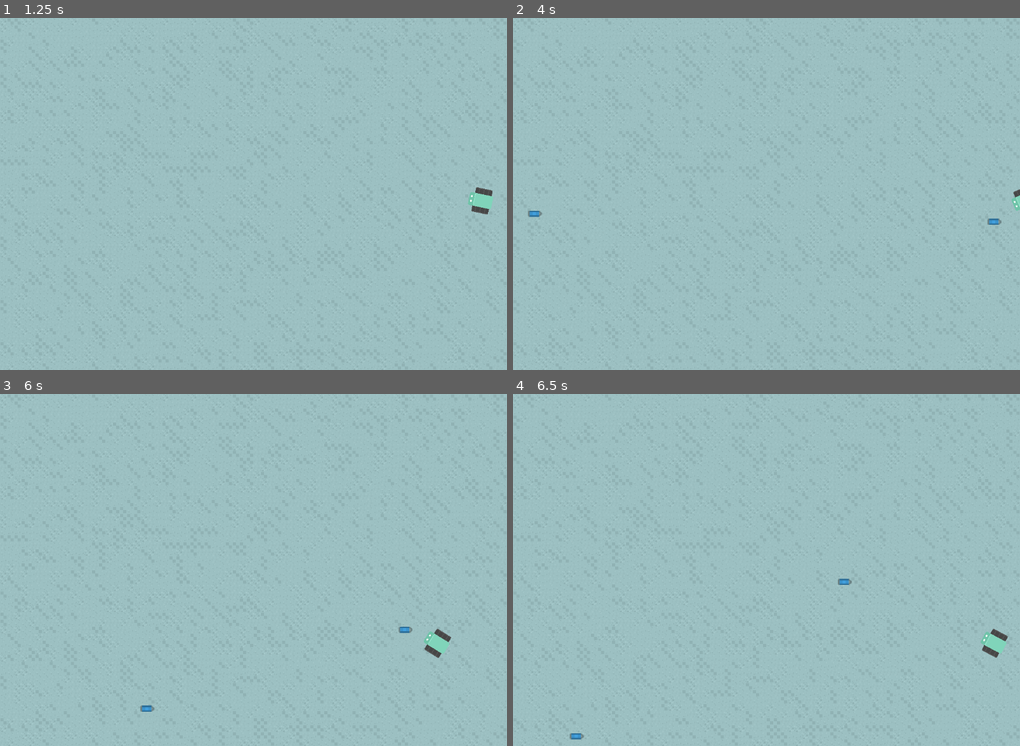
Above: before the commit, frames 1-4 (two rows, left to right).
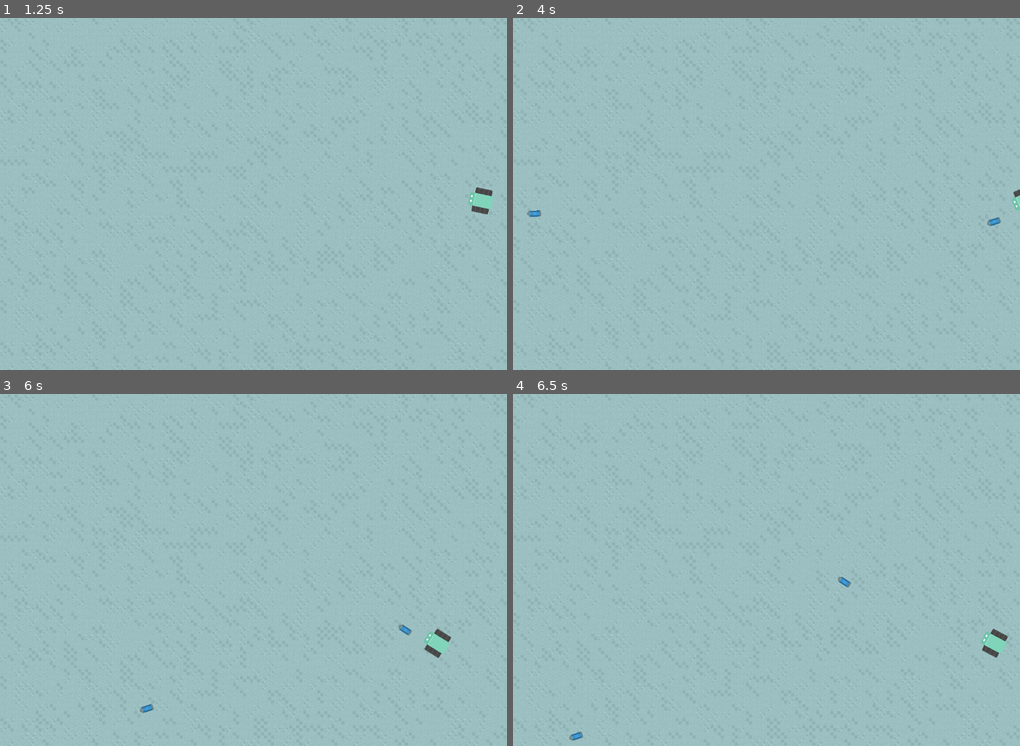
Above: after the commit, the same moments.

Repository: seantdeitrich/Wild-Jam-65
Game: Godot game, scene res://main_level.tscn
Same seed, same stepped clock (60 frames per second), same inputs: the game is played once before the commit and once after it.
Inputs (mouse positions are in pixels of both pictures, inside the frame that each line leads up to):
- Up to frame 1 (1.25 s): tap Enter at 0.5 s; move the mouse to (365, 176) at 0.52 s; hold D (Right) from 0.53 s (still down); tap Space (Dash) at 0.6 s
- Up to frame 2 (4 s): move the mouse to (665, 211) at 1.27 s; release D (Right) at 1.28 s; hold S (Down) 1.28-2.03 s; click (665, 211) at 1.35 s; move the mouse to (817, 116) at 2.02 s; hold D (Right) 2.03-2.78 s; right-click (817, 116) at 2.1 s; move the mouse to (741, 264) at 2.77 s; hold W (Up) 2.78-3.53 s; tap Space (Dash) at 2.85, 3.5 s; move the mouse to (918, 246) at 3.52 s; hold A (Left) from 3.53 s (still down); click (918, 246) at 3.6 s
- Up to frame 3 (6 s): move the mouse to (101, 517) at 4.27 s; right-click (101, 517) at 4.35 s; move the mouse to (278, 570) at 5.02 s; release A (Left) at 5.03 s; hold S (Down) 5.03-5.78 s; tap Space (Dash) at 5.1 s; move the mouse to (177, 482) at 5.77 s; hold D (Right) from 5.78 s (still down); click (177, 482) at 5.85 s
- Up to frame 4 (6.5 s): keep holding D (Right)

Frame 1 is identical in both runs. In frame 2, less than 0.1% of the frame differs, in the area x 2-97%, y 54-60%; in frame 3, less than 0.1%, in the area x 27-82%, y 65-91%; in frame 4, less than 0.1%.

Commit message:
Bullet Direction / Window Resize

Diff:
--- a/bullet.gd
+++ b/bullet.gd
@@ -1,6 +1,9 @@
 extends Area2D
 var direction:=Vector2.ZERO;
 const SPEED = 400;
+
+func _ready():
+	look_at(global_position + direction)
 
 func _process(delta: float) -> void:
 	position += direction * SPEED * delta;
--- a/project.godot
+++ b/project.godot
@@ -18,6 +18,7 @@
 [display]
 
 window/size/viewport_height=800
+window/size/resizable=false
 
 [input]
 
